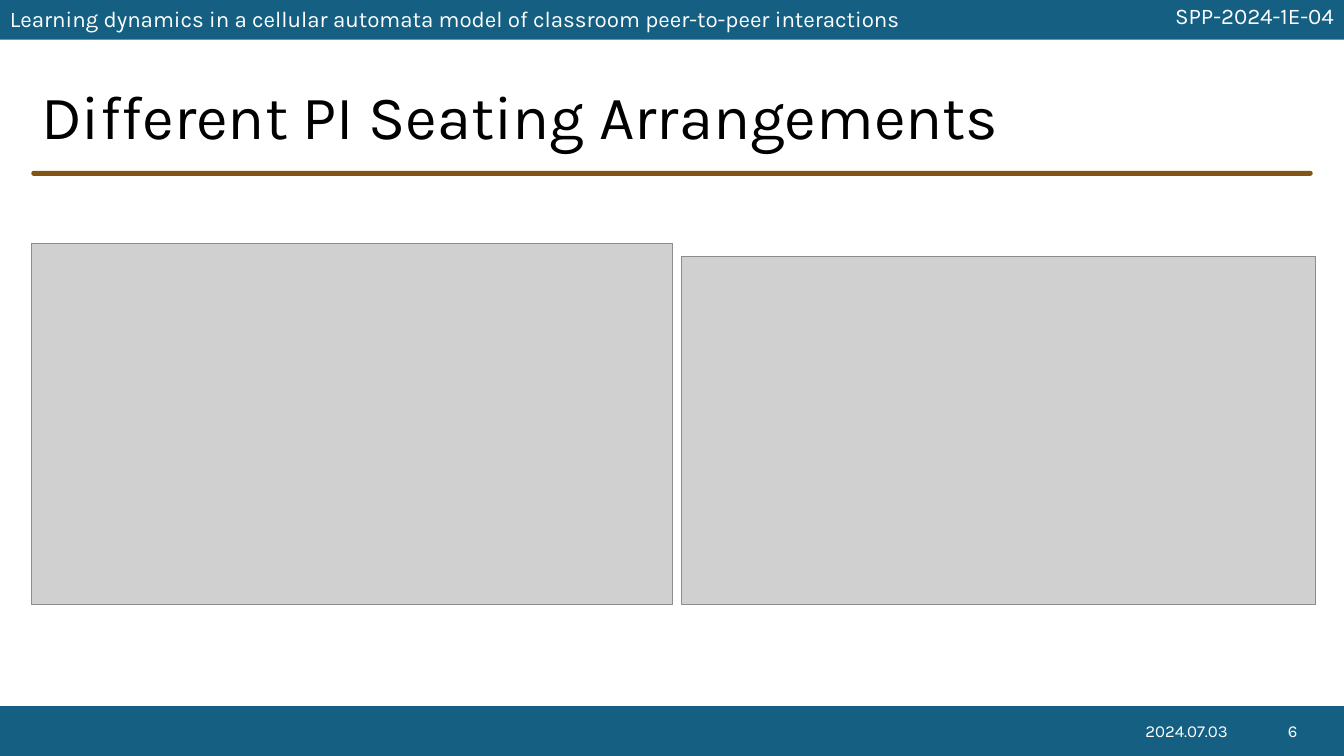
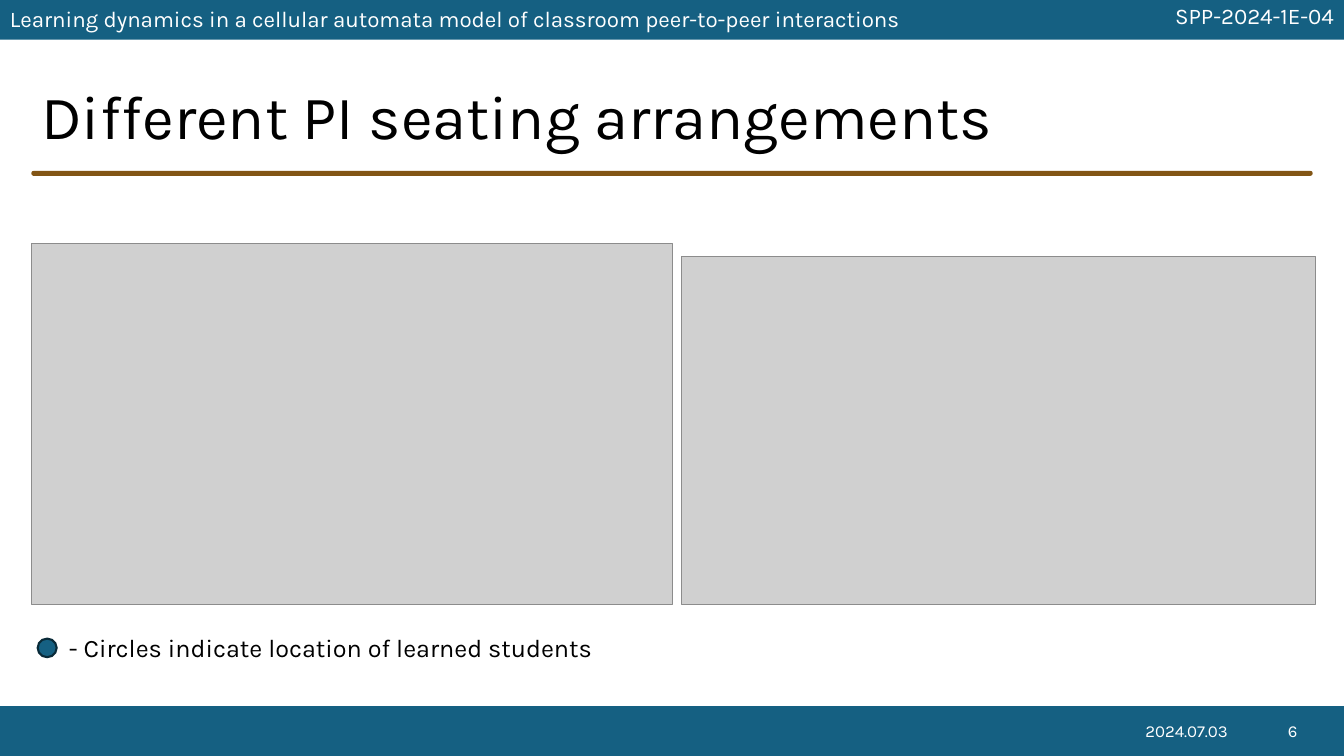
Before and after one commit to ioakimsy/BS-Thesis, a slide deck: slide 6 of documents/SPP-2024-presentation.pptx. Drawn at 1344x756 pixels with LibreOffice and Linux fonts; fonts in the diff are those of the drawing; grey boxes stand for pictures; background and template pictures are left out. Boxes give left, top, right and bottom in pixels: in the first picture for what was removed or moved away, otherwise in the second. Text is boxed around its words. In the diff, an @@ line names an element or a change of style, - is before the commit and + after.

```diff
--- a/documents/SPP-2024-presentation.pptx
+++ b/documents/SPP-2024-presentation.pptx
@@ title at (x1=41, y1=96, x2=992, y2=154): text changed @@
-Different PI Seating Arrangements
+Different PI seating arrangements
@@ ellipse added at (x1=38, y1=639, x2=57, y2=657), fill #156082, outline #092A39 1.5 pt @@
@@ text added at (x1=84, y1=639, x2=592, y2=658), 18 pt, text #000000 @@
+- Circles indicate location of learned students
```
Also in this commit, not shown: 13 other slides changed, 5 slides added, 1 slide removed, 19 other files.
